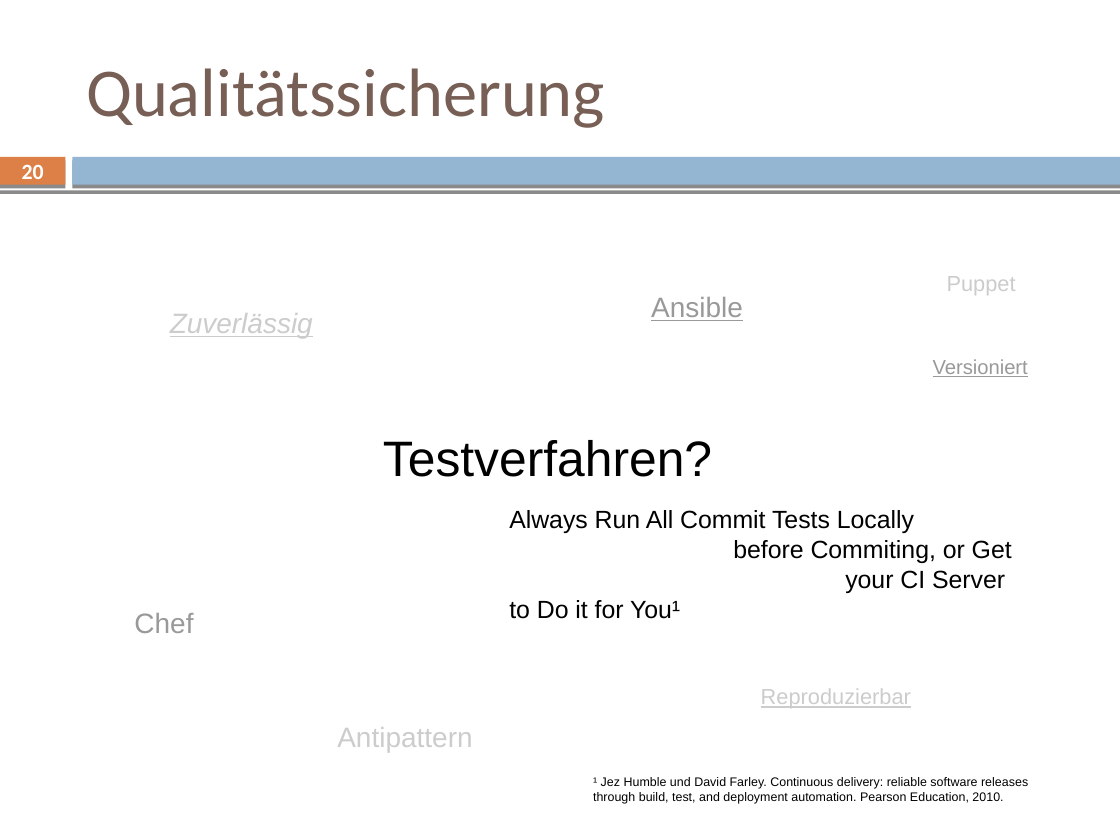
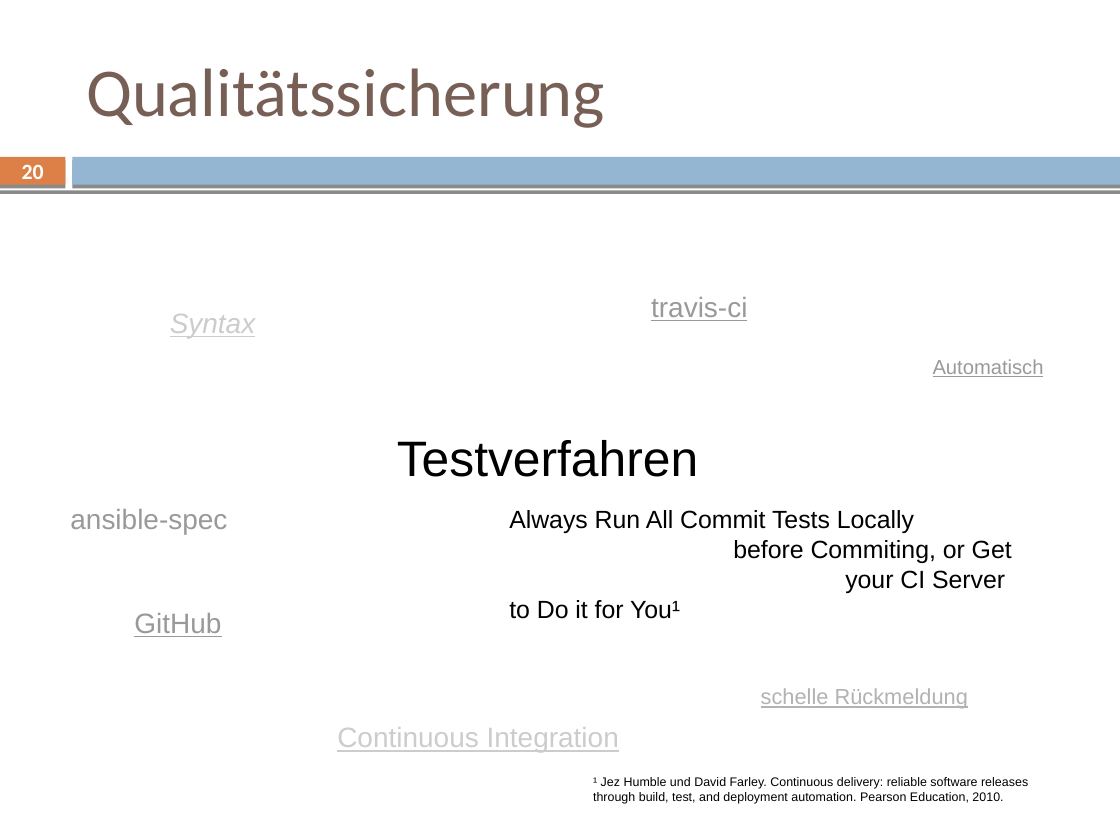
Before and after one commit to mvw/Wilddiebe10, a slide deck: slide 20 of keynote/keynote_part1_sascha.odp. Drawn at 1120x840 pixels with LibreOffice and Linux fonts; fonts in the diff are those of the drawing. Boxes give left, top, right and bottom in pixels: in the first picture for what was removed or moved away, otherwise in the second. Text is boxed around its words. In the diff, an @@ line names an element or a change of style, - is before the commit and + after.

```diff
--- a/keynote/keynote_part1_sascha.odp
+++ b/keynote/keynote_part1_sascha.odp
@@ text at (x1=651, y1=297, x2=747, y2=321): text changed @@
-Ansible
+travis-ci
@@ text removed at (x1=947, y1=276, x2=1016, y2=295) @@
-Puppet
@@ text at (x1=170, y1=314, x2=256, y2=338): text changed @@
-Zuverlässig
+Syntax
@@ text removed at (x1=933, y1=359, x2=1028, y2=377) @@
-Versioniert
@@ text added at (x1=933, y1=359, x2=1044, y2=377), 13 pt, text #999999, underline @@
+Automatisch
@@ subtitle at (x1=397, y1=440, x2=698, y2=477): text changed @@
-Testverfahren?
+Testverfahren
@@ text added at (x1=70, y1=509, x2=227, y2=534), 18 pt, text #999999 @@
+ansible-spec
@@ text at (x1=134, y1=613, x2=221, y2=637): text changed @@
-Chef
+GitHub
@@ text at (x1=761, y1=688, x2=968, y2=708): text changed; text colour #CCCCCC to #B2B2B2 @@
-Reproduzierbar
+schelle Rückmeldung
@@ text removed at (x1=337, y1=727, x2=472, y2=752) @@
-Antipattern
@@ text added at (x1=337, y1=727, x2=619, y2=752), 18 pt, text #CCCCCC, underline @@
+Continuous Integration
```
Also in this commit, not shown: 3 other slides changed.
